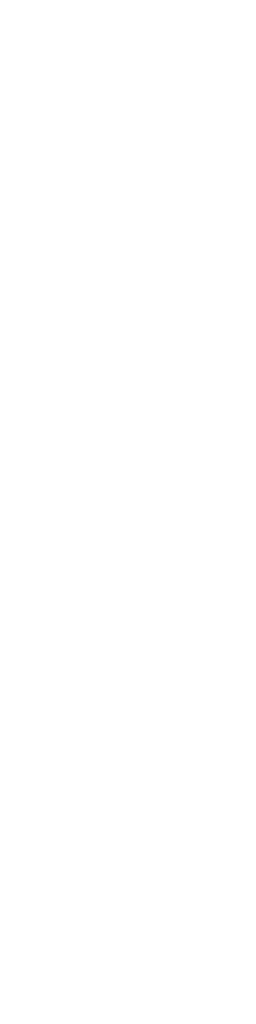
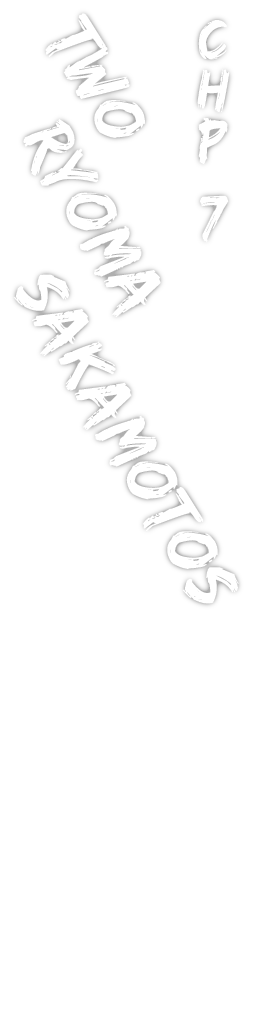
Layered file, before and after one edit (256×1024). Changes by layer:
pixels changed over [11, 10, 243, 608] (layer not identified)